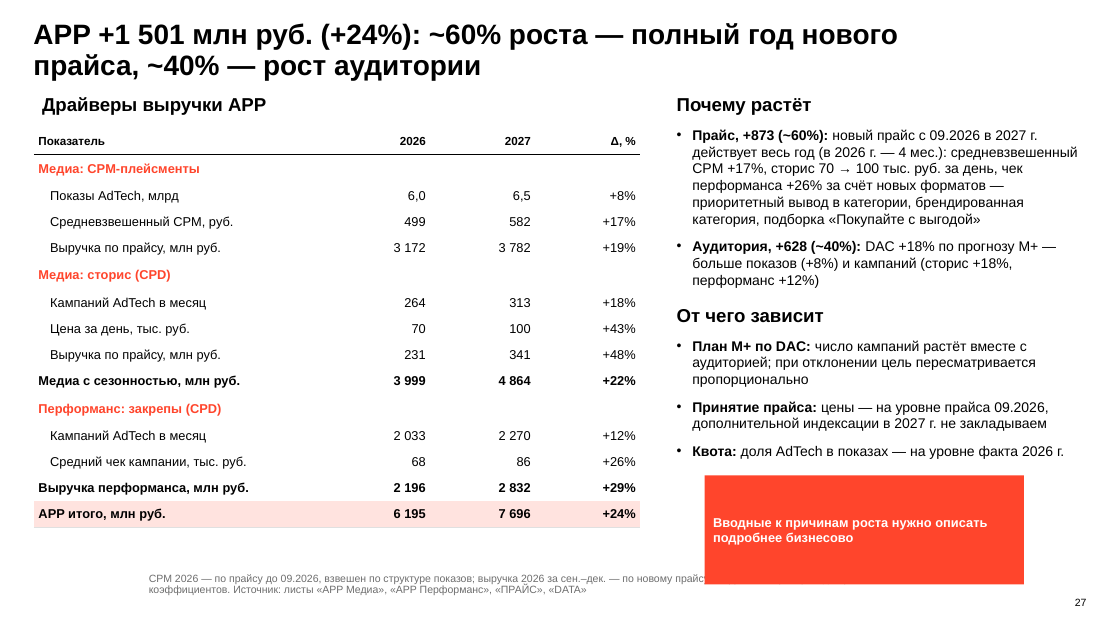
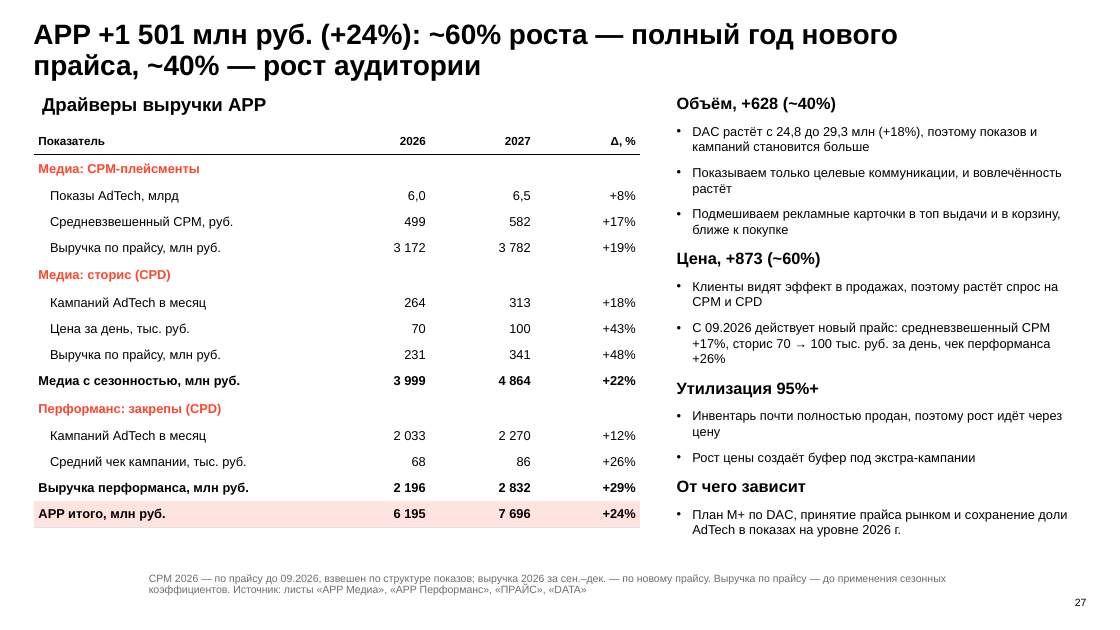
Before and after one commit to DenisMagnit/1, a slide deck: slide 27 of BU27_AdTech_final_deck_1016.pptx. Drawn at 1120x630 pixels with LibreOffice and Linux fonts; fonts in the diff are those of the drawing; background and template pictures are left out. Boxes give left, top, right and bottom in pixels: in the first picture for what was removed or moved away, otherwise in the second. Text is boxed around its words. In the diff, an @@ line names an element or a change of style, - is before the commit and + after.

```diff
--- a/BU27_AdTech_final_deck_1016.pptx
+++ b/BU27_AdTech_final_deck_1016.pptx
@@ text at [677, 97, 1063, 465]: text changed; size 12 to 11 pt @@
-Почему растёт
-• Прайс, +873 (~60%): новый прайс с 09.2026 в 2027 г. действует весь год (в 2026 г. — 4 мес.): средневзвешенный CPM +17%, сторис 70 → 100 тыс. руб. за день, чек перформанса +26% за счёт новых форматов — приоритетный вывод в категории, брендированная категория, подборка «Покупайте с выгодой»
-• Аудитория, +628 (~40%): DAC +18% по прогнозу М+ — больше показов (+8%) и кампаний (сторис +18%, перформанс +12%)
+Объём, +628 (~40%)
+• DAC растёт с 24,8 до 29,3 млн (+18%), поэтому показов и кампаний становится больше
+• Показываем только целевые коммуникации, и вовлечённость растёт
+• Подмешиваем рекламные карточки в топ выдачи и в корзину, ближе к покупке
+Цена, +873 (~60%)
+• Клиенты видят эффект в продажах, поэтому растёт спрос на CPM и CPD
+• С 09.2026 действует новый прайс: средневзвешенный CPM +17%, сторис 70 → 100 тыс. руб. за день, чек перформанса +26%
+Утилизация 95%+
+• Инвентарь почти полностью продан, поэтому рост идёт через цену
+• Рост цены создаёт буфер под экстра-кампании
@@ rectangle removed at [705, 476, 1024, 585] @@
-Вводные к причинам роста нужно описать подробнее бизнесово
@@ text at [677, 480, 806, 492]: size 16 to 14 pt in "От чего зависит"; less space between paragraphs @@
@@ text at [692, 509, 1067, 537]: text changed; size 12 to 11 pt @@
-• План М+ по DAC: число кампаний растёт вместе с аудиторией; при отклонении цель пересматривается пропорционально
-• Принятие прайса: цены — на уровне прайса 09.2026, дополнительной индексации в 2027 г. не закладываем
-• Квота: доля AdTech в показах — на уровне факта 2026 г.
+• План М+ по DAC, принятие прайса рынком и сохранение доли AdTech в показах на уровне 2026 г.
```
